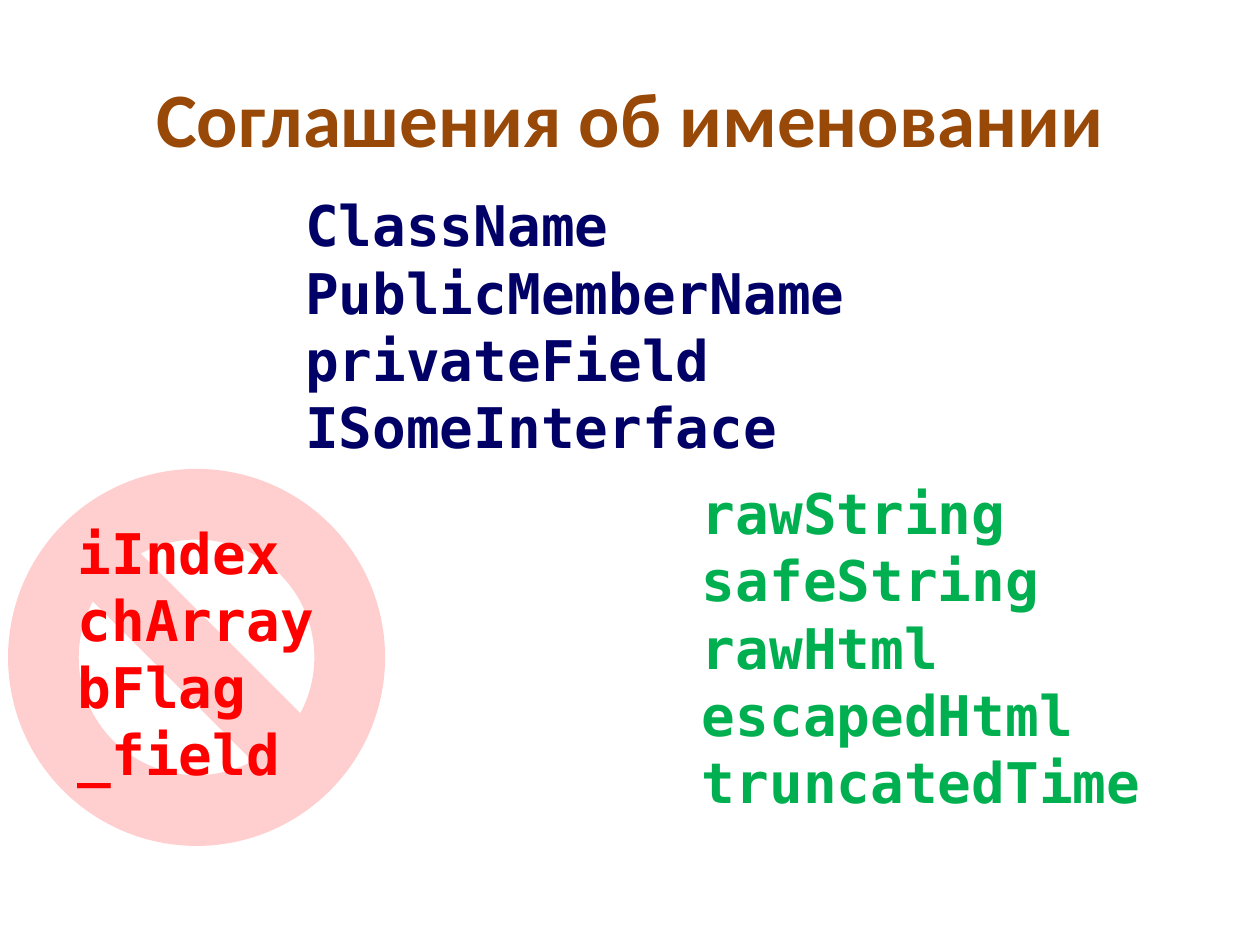
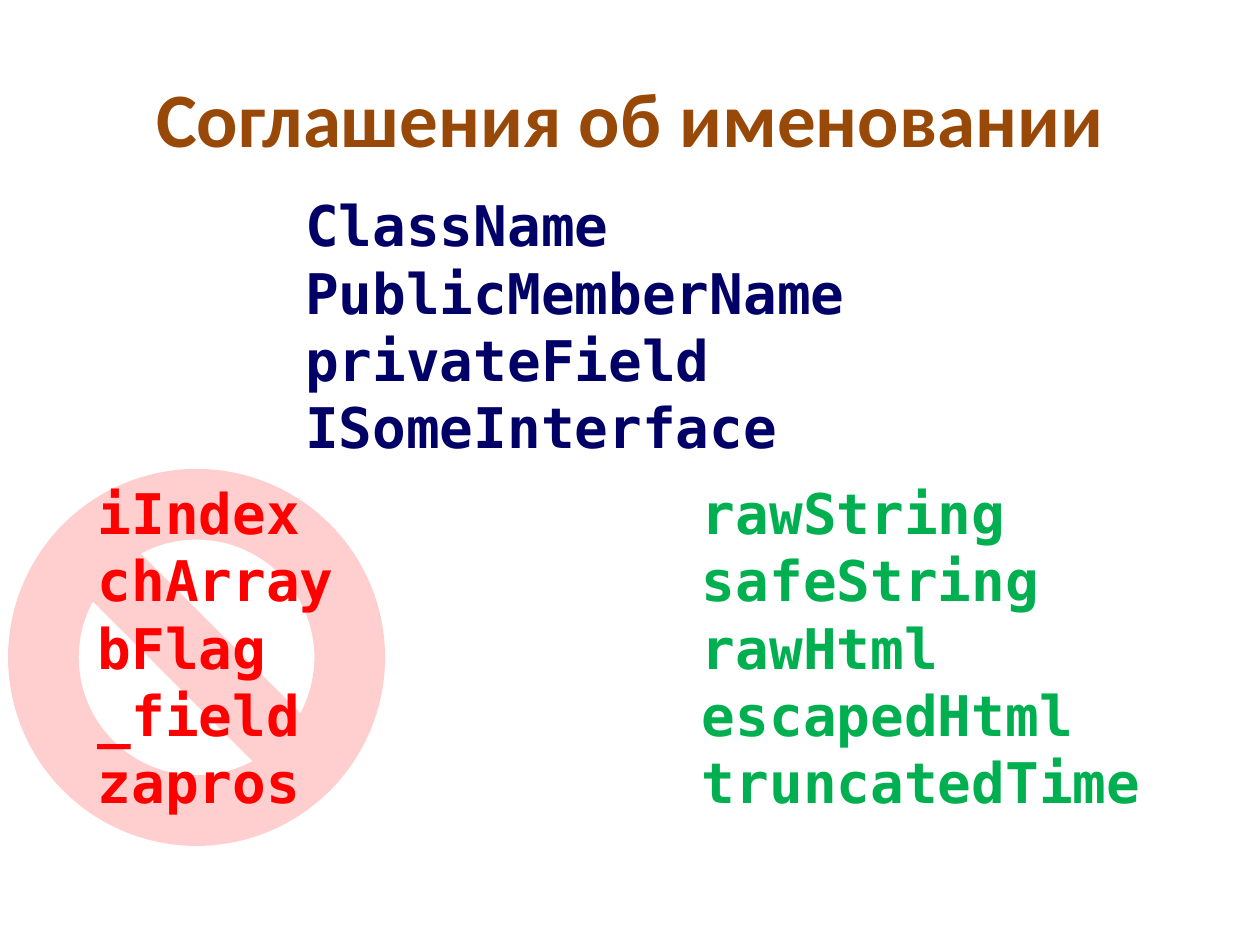
Before and after one commit to kontur-edu/kampus-nsk-2013-11, a slide deck: slide 6 of 02-CleanCode&Testing/CleanCode.pptx (slide 7 before the commit). Drawn at 1260x945 pixels with LibreOffice and Linux fonts; fonts in the diff are those of the drawing. Boxes give left, top, right and bottom in pixels: in the first picture for what was removed or moved away, otherwise in the second. Text is boxed around its words. In the diff, an @@ line names an element or a change of style, - is before the commit and + after.

Commit message:
-slide

```diff
--- a/02-CleanCode&Testing/CleanCode.pptx
+++ b/02-CleanCode&Testing/CleanCode.pptx
@@ text "iIndex": place and size @@
-text "iIndex" at [78, 528, 314, 787]
+text "iIndex" at [98, 489, 334, 815]
@@ text at [98, 758, 300, 815]: paragraph added @@
+zapros
```
Also in this commit, not shown: 1 slide removed.
